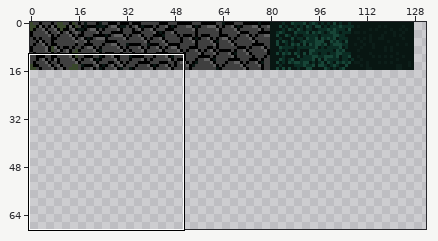
Two versions of one sprite sheet, public/assets/tiles/groundtile.png. Above: a wide view before the commit, with the close-up outlined.
Close-up. As it was:
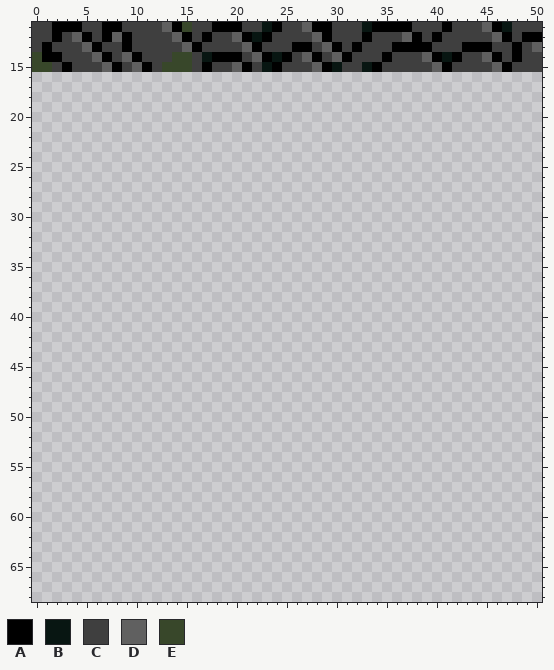
The file is 160x160 pixels. Colours within 5 levels of each other are drawn and written as one. Shown: x 0..50, y 11..68. The wide view leaves out empty margins. The commit also changed other parts of the picture, which this record leaves out.
Palette (. is transparent): A #000000  B #081612  C #3f3f3f  D #606060  E #38472a
Pixels before (only the part around the change), first column x 0:
11 CCAAACCAACCCCDAECCAAACCBACCDAACCCBAAAACCCACCCDABCCC
12 CCACDACADACCCCDACACCDABACCCCDACCCACCCDACACCCCCDACAA
13 CACCCDACCACCCCCDACCCCDACCCAACDACACCCAAAACCCAAACCACD
14 EAACCCDACDACCCEECBAAACDABACDACDACCCACCCDABACCDACACC
15 EECACCCDACDACEEECACCDACBACCCDABCCBACCCCCDACCCCDACCC
16 ...................................................
17 ...................................................
18 ...................................................
19 ...................................................
20 ...................................................
21 ...................................................
22 ...................................................
23 ...................................................
24 ...................................................
25 ...................................................
26 ...................................................
27 ...................................................
28 ...................................................
29 ...................................................
30 ...................................................
31 ...................................................
32 ...................................................
33 ...................................................
34 ...................................................
35 ...................................................
36 ...................................................
37 ...................................................
38 ...................................................
39 ...................................................
40 ...................................................
41 ...................................................
42 ...................................................
43 ...................................................
44 ...................................................
45 ...................................................
46 ...................................................
47 ...................................................
48 ...................................................
49 ...................................................
50 ...................................................
51 ...................................................
52 ...................................................
53 ...................................................
54 ...................................................
55 ...................................................
56 ...................................................
57 ...................................................
58 ...................................................
59 ...................................................
60 ...................................................
61 ...................................................
62 ...................................................
63 ...................................................
64 ...................................................
65 ...................................................
66 ...................................................
67 ...................................................
68 ...................................................
After:
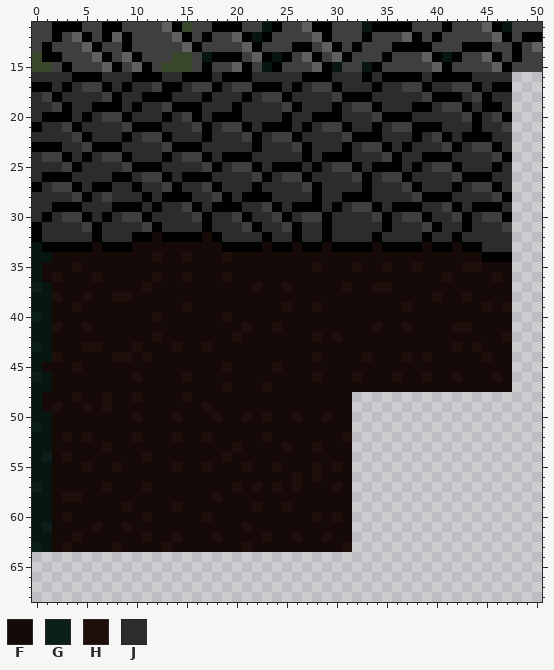
Colours new in this view: F #160a08  G #0c1e19  H #1e0e0c  J #2c2c2c
Edits made:
Changed rows in their new state; - is an unchanged pixel.
first column x 0:
16 JJJJAAAJJJAAAJJAAAJAAAJJJJJAAAJJJAJAAAAJAAAAJJJJ
17 AAJAJCCAJAJJCAAJCCAJCCAAAJAJCCAJJJAJJCCAJJCCAJAA
18 JCAJJJJCAJJAAAJJJAJJJAJCCAJJJJCAAAJJJJJCAAAJCAJJ
19 JJCAJJAAAJAJJCAAAJJJAJJJJCAJJJAJCCAJJJAAJCCAJAAJ
20 JAAAJAJCCAJJJAJCAJAAAJJJJAJJAAAJJJCAAAJJJJJCAJCA
21 AJJCAJJJJCAAAJJJCAJCCAJAAAJAJCCAJJAJCCAAAJJJAJJC
22 JJJJCAJJJAJCCAJJJAJJJCAJCCAJJJJCAAAJJJAJCAJAAAJJ
23 AAAJJCAAAJJJJCAAAJJJJJAJJJCAJJJAJCCAJAJJJCAJCCAJ
24 JCCAJAJCCAJJJAJCCAJAAAJJJJJAJAAAJJJCAJJAAAJJJJCA
25 JJJCAJJJJCAAAJJJJCAJCCAJAAAJAJCCAJAAAJAJCCAJJJAJ
26 JAAAJJJJAAJCCAJAAAJJJJCAJCCAJJJJCAJCCAJJJJCAAAJJ
27 AJCCAJAAJJAJJCAJJCAJJJAJJJJCAJJJJAJJJCAJJJAJCCAJ
28 JJJJCAJCJJJAJAAAJJCAJAAAJJJJAJJAAAJJJJCAAAJJJJCA
29 JJAAAJJJAAAJAJJCAJAAAJJCAJAAAJAJCCAJAAAJJCAJAAAJ
30 JAJCCAJAJCCAJJJJCAJJCAJJCAJCCAJJJJCAJCCAJJCAJCCA
31 AJJJJCAJJJJCAJJJJAJJJCAJJCAJJAJJJJJAJJJCAJJAJJJC
32 AJJJJJAJJJAAFAAAAFAJJJJAJJAJJAJJJJAJJJJAJJAJJJJJ
33 BAAAAAFAAAFFFFFFFFFAAAAFAAFAAFAAAAFAAAAFAAFAAJJJ
34 BBFFFFFFFFFFHFFHFFFHFFFFFFFFFFFFFFFFFFFFFFFFFAAA
35 BFFFHFFFFFFFFFFFFFFFFFFFFFFFHFFFHFFHFFHFFFFHHFFF
36 BFHFFFHFFFFFHFFHFFFHFFFFFFFFFFFFFFFFFFFFFHFFFFHF
37 GBFFFFFFFFFHFFFFFFFFFFHFFHFFFFFHFFHHFFFFFFFFFFFF
38 BBHFFHFFHHFFFFFFFFFFFFFFFFFFFFFFFFFFFFFFHFFHFFFF
39 BBFFHFFFFFFFFFFHFFFFFFFFFHFFHFFFFFFFFHFFFFFFFHFH
40 GBFFFFFFFFFFHFFFFFFHFFFFFFFFFFFFFFFFFFFFFFFFFFFF
41 BBHFFHFFFFFFFFFFFFFFFHFFHFFFFFFFFFHFFHFFFFHHFFFF
42 BBFFFFFFFFFFHFFFFFFFHFFFFFFFHFHFFFFFFFFFFFFFFFFH
43 GBFFFHHFFFHFFFHFFHFFFFFFFFFFFFFFFFFFFFFFFFHFHFFF
44 BBHFFFFFHHFHFFFFFFFFFFFFFFFFHFFFFHFFFHFHFFFFFHFF
45 BFFFHFFFFFFFFFFFFFFHFFFFHFFFFFFFFFFFFFFFFFFFFFFF
46 GBFFFFFFFFHFFFFHFFFFFFFFFFFFHFFFHFFFHFFHFFHFFFHF
47 BBFFFFFFFFFFFFFFFFFHFFFHFFFFFFFFFFFFFFFFFFFFFFFF
48 BFFFHFFHFFHFFFFHFFFFFFFFFFFFFFFF----------------
49 BFHFFHFHFFFFFFFFFHFFFFFFFFFFFFFF----------------
50 BBFFFFFFFFHFFFHFFFHFFHFHFFHFFHFF----------------
51 GBFFFFFFFFFFFFFFFFFFFFFFFFFFFFFF----------------
52 BBFHFHFFFFHFFFHFFHFFFFFHFFFFFFFH----------------
53 BBFFFFFHFFFFFFFFFFFFHFFFFHFFHFFF----------------
54 BGFHFFFFFFFHFFFFFFFHFFFFFFFFFFFF----------------
55 BBFFFHFFHFFFFFHFFHFFFHFFHFFFHFHF----------------
56 BBFFFFFFFFFFFFFFFFFFFFFFFFHFHFFF----------------
57 GBFFFFFHFFFHFFFFFFFFHFHFHFHFFFHF----------------
58 BBFHHFFFFFFFFFFFFFHFFFFFFFFFFFFF----------------
59 BBFFFFFFFHFFFFHFFFFFFFHFFHFFFFFF----------------
60 BBFHFFFFFFFHFFFFFHFFFFFFFFFFHFHF----------------
61 BGFFFFHFFHFFFFFFFFFFFHFFFFFFFFFF----------------
62 BBFFHFFFFFFHFFHFFFHFFFFHFFHFFHFF----------------
63 GBFHFFFFHFFFFHFFFFFFFHFFFFFFFFFH----------------
Where, in picture pixels (left, top, right, bottom), the same in both close-ups:
added: (32, 72, 512, 552)
